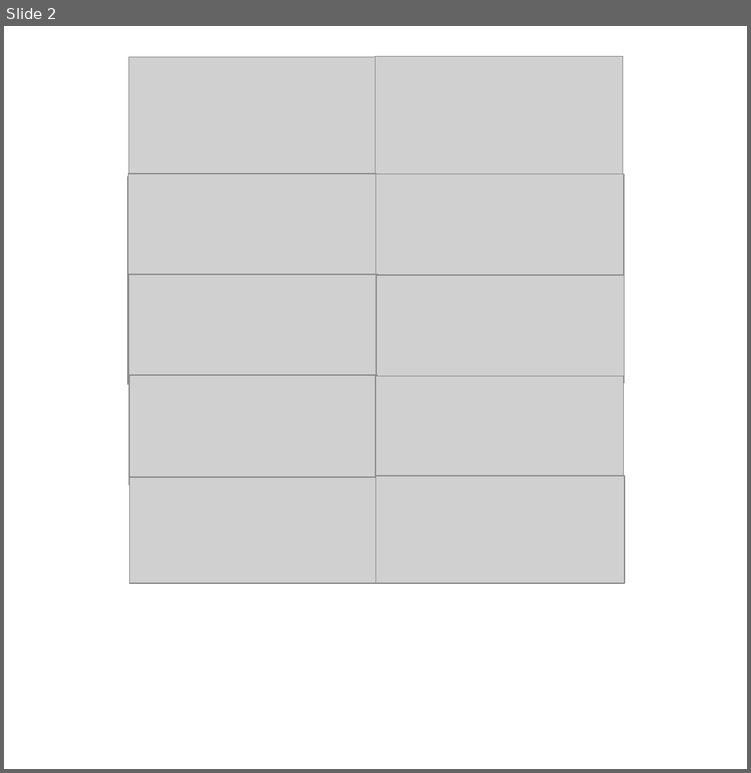
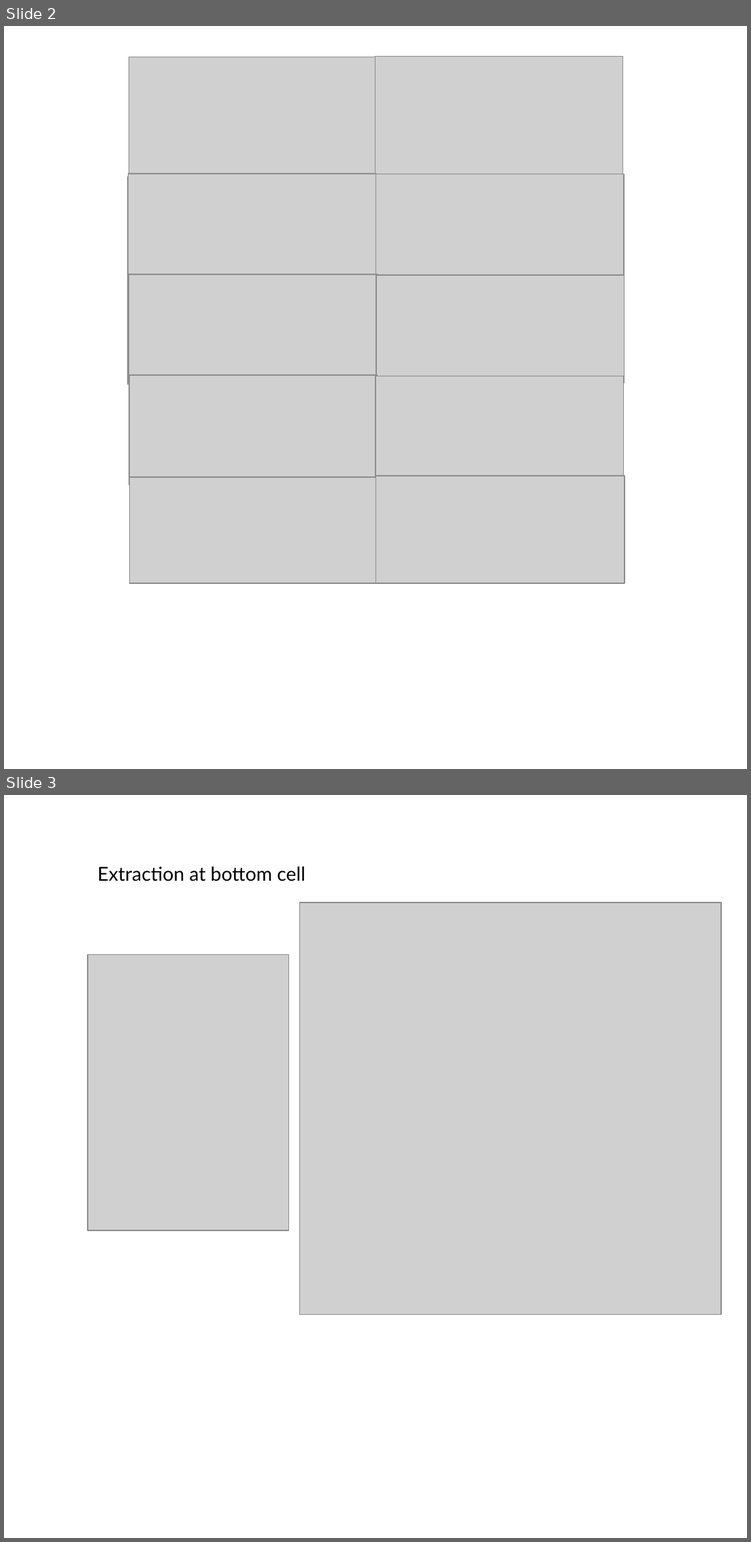
Before and after one commit to tiabottger/LO_user, a slide deck: intermodel_comparison/2013_rerun.pptx. Shown one above the other, each under a label of ours: slide 2 before the commit, slides 2 and 3 after it. The pictures are 751x773 and 751x1542 pixels, drawn with LibreOffice and Linux fonts; fonts in the diff are those of the drawing; grey boxes stand for pictures. Boxes give left, top, right and bottom in pixels: in the first picture for what was removed or moved away, otherwise in the second. Text is boxed around its words. In the diff, an @@ line names an element or a change of style, - is before the commit and + after.

```diff
--- a/intermodel_comparison/2013_rerun.pptx
+++ b/intermodel_comparison/2013_rerun.pptx
@@ slide 3 added at (4,795,747,1538), background #FFFFFF @@
@@ text added at (97,866,305,881), 14 pt, text #000000 @@
+Extraction at bottom cell
@@ picture added at (300,903,721,1315) @@
@@ picture added at (88,954,289,1231) @@
```
Also in this commit, not shown: 1 other slide added, 1 slide removed, 1 other file.
